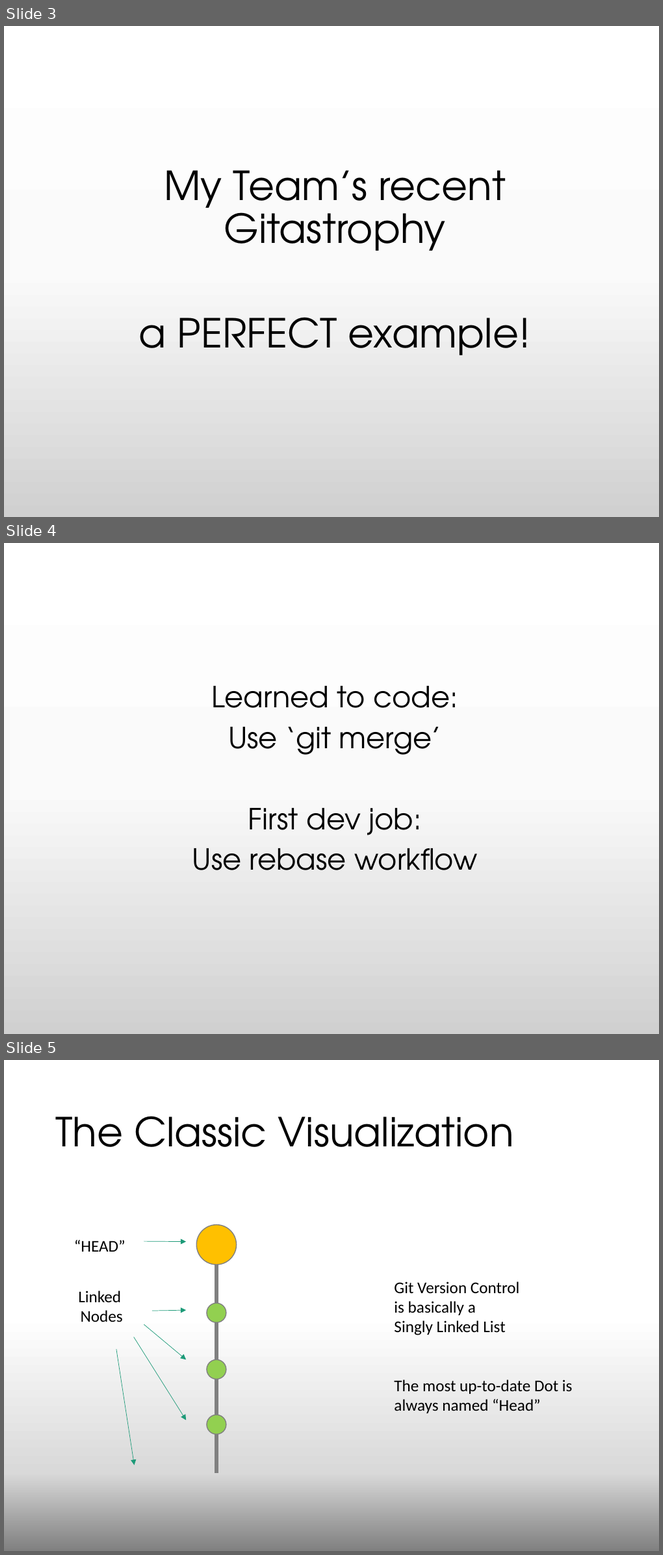
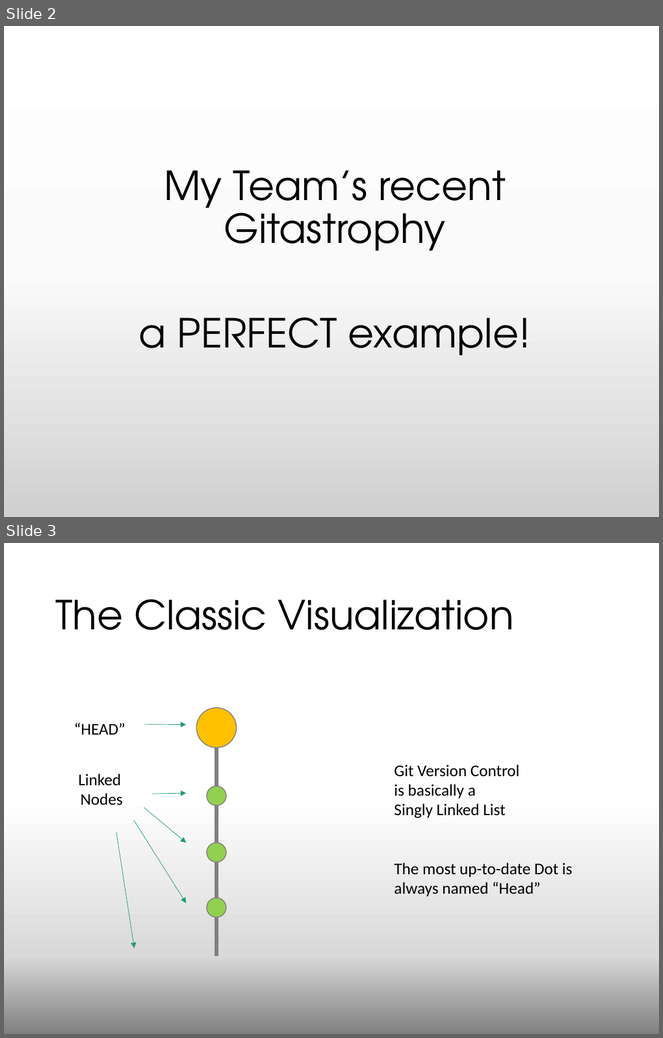
Before and after one commit to BLaurenB/rebase-merge-fetch-pull, a slide deck: Git--5minForRailsConf.pptx. Shown one above the other, each under a label of ours: slides 3, 4 and 5 before the commit, slides 2 and 3 after it. The pictures are 663x1555 and 663x1038 pixels, drawn with LibreOffice and Linux fonts; fonts in the diff are those of the drawing. Boxes give left, top, right and bottom in pixels: in the first picture for what was removed or moved away, otherwise in the second. Text is boxed around its words. In the diff, an @@ line names an element or a change of style, - is before the commit and + after.

```diff
--- a/Git--5minForRailsConf.pptx
+++ b/Git--5minForRailsConf.pptx
@@ slide 4 removed at (4, 543, 659, 1034), background gradient #FFFFFF to #FBFBFB to #D1D1D1 @@
@@ subtitle removed at (192, 686, 477, 871) @@
-Learned to code:
-Use ‘git merge’
-First dev job:
-Use rebase workflow
@@ what was slide 3 is now slide 2 @@
@@ what was slide 5 is now slide 3 @@
```
Also in this commit, not shown: 4 slides changed, 3 other slides removed, 1 other file.
